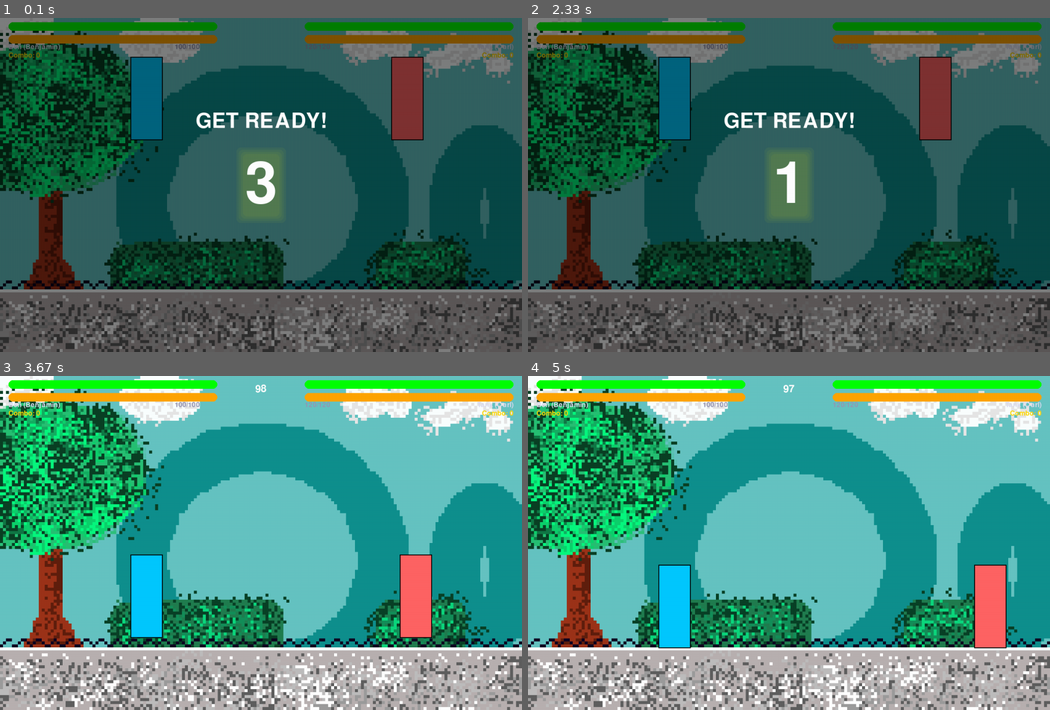
Above: before the commit, frames 1-4 (two rows, left to right).
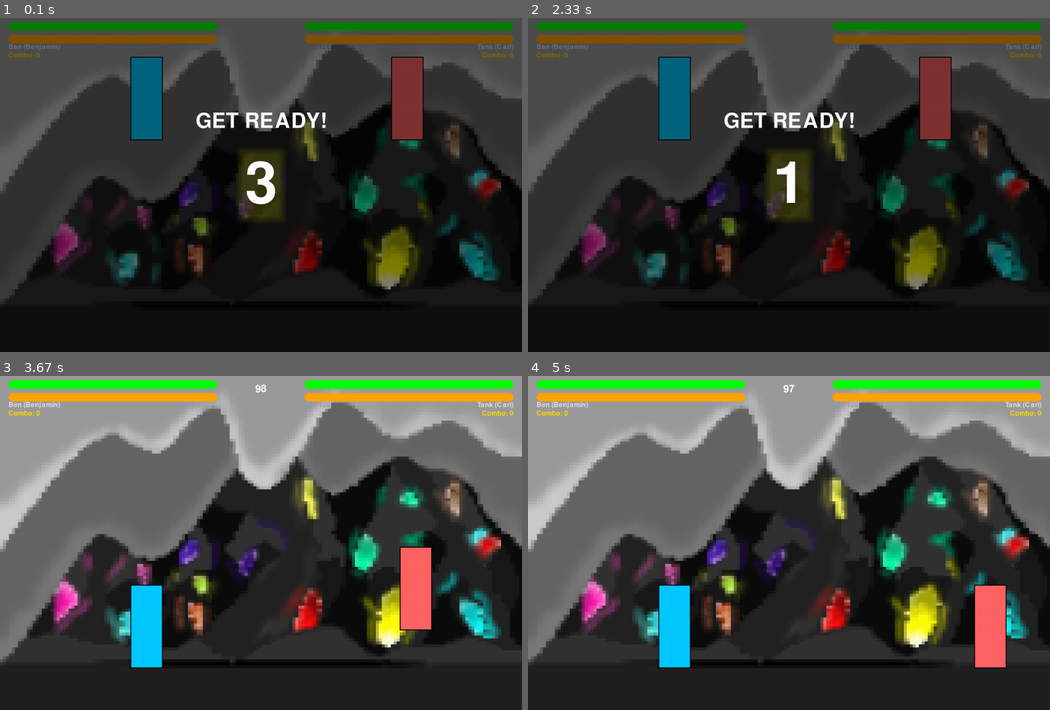
Above: after the commit, the same moments.

Repository: CarlosLeBg/pythfighter
Game: pygame game, started from src/core/game.py
Two runs of this game, one before a commit and one after it. Both use one fixed random seed, a clock stepped at 60 frames per second and the inputs below.
Inputs:
- Up to frame 1 (0.1 s): no input
- Up to frame 2 (2.33 s): hold Up 0.83-1.3 s
- Up to frame 3 (3.67 s): hold Up 3.03-3.57 s; hold Right from 3.6 s (still down)
- Up to frame 4 (5 s): release Right at 4.23 s; hold Left 4.27-4.73 s; hold Right from 4.77 s (still down)

The runs differ from the first frame. In frame 1, 89% of the frame differs, in the area x 0-100%, y 0-100%; in frame 2, 89%; in frame 3, 93%; in frame 4, 93%.

Commit message:
Modif de Carlos

Diff:
--- a/src/core/game.py
+++ b/src/core/game.py
@@ -4,6 +4,7 @@
 import os
 from enum import Enum
 import logging
+import random
 
 # Configuration des logs
 logging.basicConfig(filename='launcher.log', level=logging.DEBUG,
@@ -76,7 +77,7 @@
     return frames
 
 class Fighter:
-    def __init__(self, player, x, y, fighter_data):
+    def __init__(self, player, x, y, fighter_data, ground_y):
         self.player = player
         self.name = fighter_data.name
         self.color = fighter_data.color
@@ -87,7 +88,7 @@
         self.max_stamina = 80
         self.stamina = self.max_stamina
         self.pos_x = float(x)
-        self.pos_y = float(91)
+        self.pos_y = float(y)
         self.vel_x = 0.0
         self.vel_y = 0.0
         self.direction = 1 if player == 1 else -1
@@ -109,6 +110,7 @@
         self.current_animation = "idle"
         self.animation_frame = 0
         self.animation_speed = 0.2
+        self.ground_y = ground_y  # Nouvelle ligne
 
         # Charger les animations pour le personnage
         logging.info(f"Chargement des animations pour {self.name}...")
@@ -283,8 +285,8 @@
             self.pos_y = MAX_JUMP_HEIGHT
             self.vel_y = 0
 
-        if self.pos_y + self.rect.height >= GROUND_Y:
-            self.pos_y = GROUND_Y - self.rect.height
+        if self.pos_y + self.rect.height >= self.ground_y:  # Utilisez ground_y local
+            self.pos_y = self.ground_y - self.rect.height
             self.vel_y = 0
             self.on_ground = True
         else:
@@ -311,7 +313,8 @@
         pygame.display.set_caption("PythFighter")
 
         try:
-            bg_path = os.path.join("src", "assets", "backgrounds", "backg.jpg")
+            bg_selected = random.choice(["bg_2.png", "backg.png"])
+            bg_path = os.path.join("src", "assets", "backgrounds", bg_selected)
             self.bg_image = pygame.image.load(bg_path)
             self.bg_image = pygame.transform.scale(self.bg_image, (VISIBLE_WIDTH, VISIBLE_HEIGHT))
             logging.info(f"Image de fond chargée avec succès: {bg_path}")
@@ -320,6 +323,13 @@
             # Créer une image de fond par défaut si l'image ne peut pas être chargée
             self.bg_image = pygame.Surface((VISIBLE_WIDTH, VISIBLE_HEIGHT))
             self.bg_image.fill((50, 50, 80))  # Fond bleu foncé par défaut
+
+        # Définir la hauteur du sol en fonction du background
+        self.ground_y = GROUND_Y
+        if bg_selected == "backg.png":
+            self.ground_y = VISIBLE_HEIGHT - 91
+        else:  # bg_2.png
+            self.ground_y = VISIBLE_HEIGHT - 98
 
         self.controllers = []
         for i in range(min(2, pygame.joystick.get_count())):
@@ -349,8 +359,8 @@
             player2_type = "Tank"
 
         self.fighters = [
-            Fighter(1, VISIBLE_WIDTH//4, GROUND_Y - fighter_height, fighter_map[player1_type]()),
-            Fighter(2, VISIBLE_WIDTH*3//4, GROUND_Y - fighter_height, fighter_map[player2_type]())
+            Fighter(1, VISIBLE_WIDTH//4, self.ground_y - fighter_height, fighter_map[player1_type](), self.ground_y),
+            Fighter(2, VISIBLE_WIDTH*3//4, self.ground_y - fighter_height, fighter_map[player2_type](), self.ground_y)
         ]
 
         self.clock = pygame.time.Clock()
Renamed: src/assets/backgrounds/backg.jpg -> src/assets/backgrounds/backg.png
Binary file added: src/assets/backgrounds/bg_2.png
